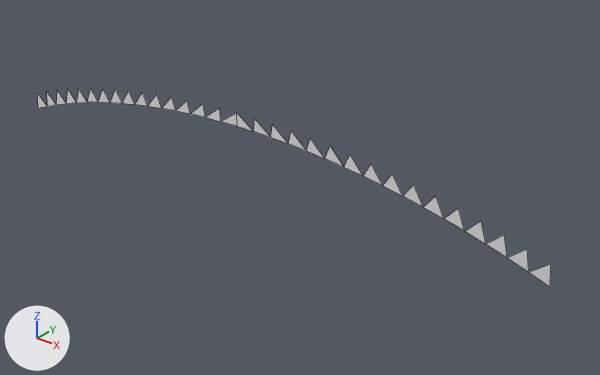
The OBJ model assets/meshes/polySurfaceShape60_1048.obj: old version first, new version second.
Before and after are seen from a camera (50 mm lens) standing at (10.93, -11.6, 6.74) and looking at (1.24, 0.51, -0.77). Arrows for +X, +Y and +Z are at lower left; the lights stay in place. The older version comes first. Mesh edges are drawn as thin lines. Where no turn or scale is listed for an object, it has been applied to the vertices. Vertices at exactly the same position are counted once.

In view in the first picture: 'polySurfaceShape60_1048'.
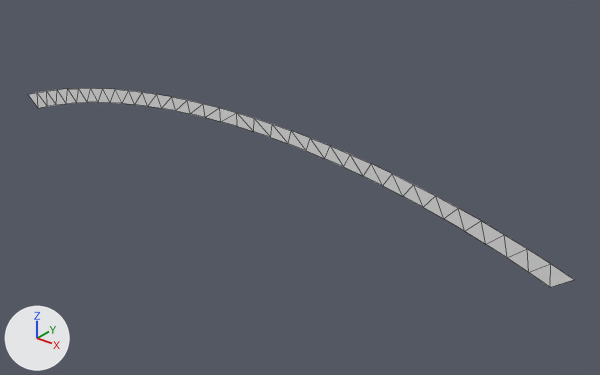
The change, as JSON lines over the scene's bpy script:
```json
{"block": "me_polysurfaceshape60_1048", "where": "# used by ob_polysurfaceshape60_1048; location = (0.0, 0.0, 0.0)"}
{"op": "remove", "block": "me_polysurfaceshape60_1048", "code": "me_polysurfaceshape60_1048.from_pydata(...)  # 64 vertices, 32 faces; spans x -6.87..6.87, y -0.09..0.09, z -0.74..0.74"}
{"op": "add", "block": "me_polysurfaceshape60_1048", "code": "me_polysurfaceshape60_1048.from_pydata(...)  # 66 vertices, 64 faces; spans x -7.24..7.24, y -0.09..0.09, z -0.74..0.74"}
{"block": "me_polysurfaceshape60_1048", "change": "me_polysurfaceshape60_1048 part 1"}
{"block": "me_polysurfaceshape60_1048", "change": "2 vertices are added at (-7.24, -0.09, -0.44), (7.24, 0.09, -0.44)"}
{"block": "me_polysurfaceshape60_1048", "change": "32 new faces join them"}
```

Location of each change, (x1, y1, x2, y2) in pixels of the pictures (600 x 375 px):
```json
{"object": "polySurfaceShape60_1048", "change": "reshaped", "before": [37, 89, 551, 287], "after": [28, 88, 574, 287], "on screen": "6% wider"}
{"part": 1, "of": "me_polysurfaceshape60_1048", "change": "added", "after": [28, 88, 574, 287]}
```
